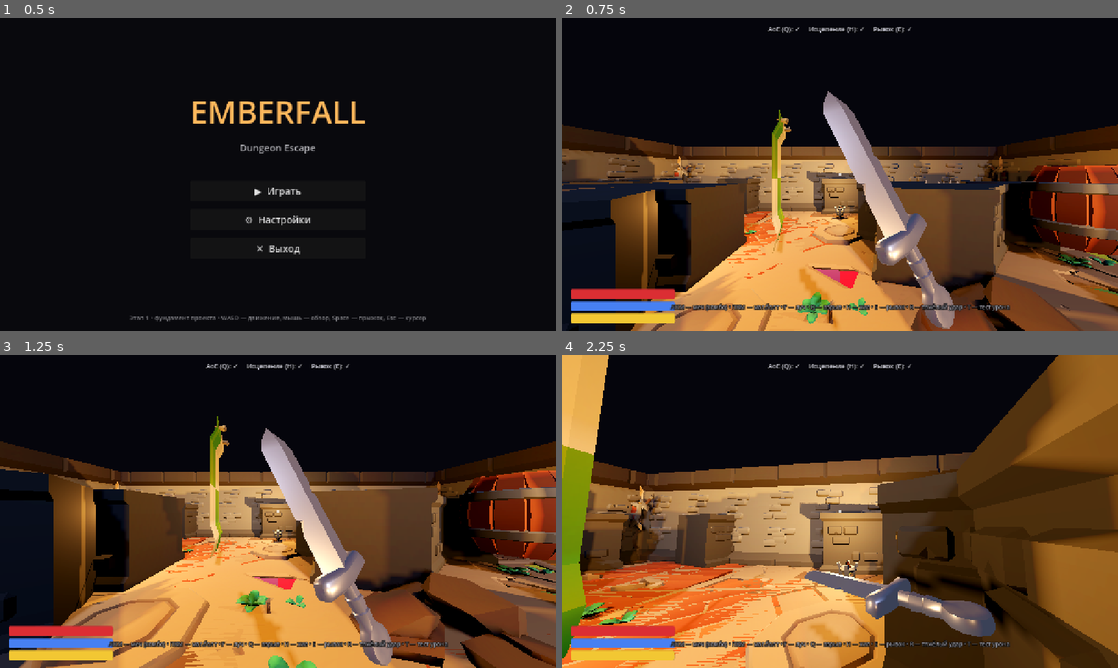
Above: before the commit, frames 1-4 (two rows, left to right).
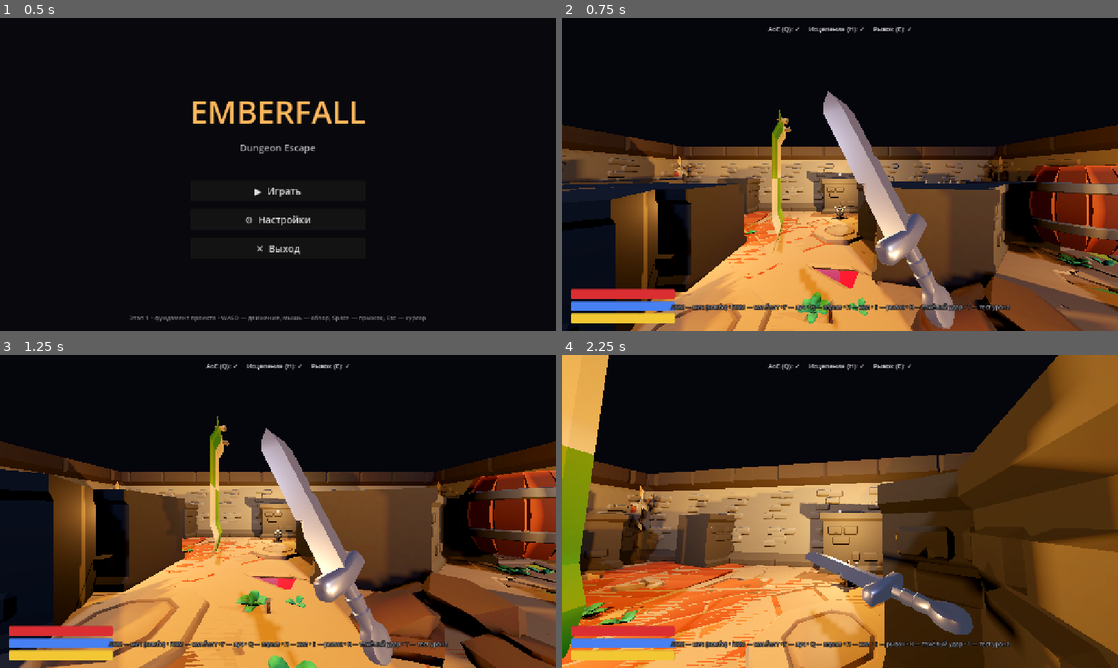
Above: after the commit, the same moments.

Repository: maksummatatov10-spec1231/AgentNeyro
Game: Godot game, scene res://scenes/ui/main_menu.tscn
Same seed, same stepped clock (60 frames per second), same inputs: the game is played once before the commit and once after it.
Inputs (mouse positions are in pixels of both pictures, inside the frame that each line leads up to):
- Up to frame 1 (0.5 s): no input
- Up to frame 2 (0.75 s): click "▶ Играть" at 0.5 s
- Up to frame 3 (1.25 s): no input
- Up to frame 4 (2.25 s): tap Enter at 1.25 s; move the mouse to (867, 511) at 1.27 s; hold W (move_forward) from 1.28 s (still down); tap R (attack_heavy) at 1.35 s; tap Space (jump) at 1.52 s; click (867, 511) at 1.55 s; move the mouse to (812, 511) at 2.02 s; click (812, 511) at 2.1 s

Frame 1 is identical in both runs. In frame 2, less than 0.1% of the frame differs, in the area x 80-100%, y 46-76%; in frame 3, less than 0.1%; in frame 4, 4.1%, in the area x 4-90%, y 63-100%.

Commit message:
feat(stage2.8): луч/снаряд/физика/анимация меча + кулдаун + чистые варнинги
1. ЛУЧ: эмиссивный материал (светится, виден) + cast_shadow=0 (свет не даёт тень)
2. ЗАВИСАНИЯ при ударе: VFX-сцены теперь preload (не грузятся каждый раз),
   кулдаун меча 0.5с снижает частоту спавна эффектов
3. ФИЗИКА бочки: масса 4.0 + демпфирование, импульс по центру и слабее,
   лимит скорости 14 м/с (_integrate_forces) — больше не улетает на 100 м
4. СНАРЯД: голова (на +X) теперь смотрит по полёту (был боком)
5. АНИМАЦИЯ меча: 3 фазы (замах-удар-возврат) с выбросом вперёд + кулдаун 0.5с
6. vfx_controller.gd: убраны варнинги (name→param_name, integer division)

Co-authored-by: arena-agent <297053741+arena-agent@users.noreply.github.com>

Diff:
--- a/assets/BinbunVFX/shared/script/vfx_controller.gd
+++ b/assets/BinbunVFX/shared/script/vfx_controller.gd
@@ -185,21 +185,21 @@
 	for p in _get_particles():
 		p.restart()
 
-func _set_shader_params(name : String, value) -> void:
+func _set_shader_params(param_name : String, value) -> void:
 	for p in _get_particles():
 		if is_instance_valid(p):
 			if p.material_override is ShaderMaterial:
-				p.material_override.set("shader_parameter/" + name, value)
+				p.material_override.set("shader_parameter/" + param_name, value)
 	for m in _get_meshinstances():
 		if is_instance_valid(m):
 			if m.material_override is ShaderMaterial:
-				m.material_override.set("shader_parameter/" + name, value)
+				m.material_override.set("shader_parameter/" + param_name, value)
 
 func _set_mesh_resolutions(value : int) -> void:
 	for m in _get_meshes(): if is_instance_valid(m):
 		if m is SphereMesh:
 			m.radial_segments = value
-			m.rings = value/2
+			m.rings = int(value / 2.0)
 		if m is CylinderMesh:
 			m.radial_segments = value
 		if m is PlaneMesh:
--- /dev/null
+++ b/materials/beam_material.tres
@@ -0,0 +1,11 @@
+[gd_resource type="StandardMaterial3D" format=3]
+
+[resource]
+transparency = 1
+shading_mode = 0
+albedo_color = Color(0.55, 0.3, 1.0, 0.7)
+emission_enabled = true
+emission = Color(0.6, 0.3, 1.0, 1)
+emission_energy_multiplier = 4.0
+roughness = 0.2
+metallic = 0.0
--- a/scenes/player/player.tscn
+++ b/scenes/player/player.tscn
@@ -1,6 +1,7 @@
-[gd_scene load_steps=5 format=3]
+[gd_scene load_steps=6 format=3]
 
 [ext_resource type="Script" path="res://scripts/player/player_controller.gd" id="1_player"]
+[ext_resource type="Material" path="res://materials/beam_material.tres" id="beam_mat"]
 
 [sub_resource type="CapsuleShape3D" id="CapsuleShape3D_1"]
 radius = 0.4
@@ -42,4 +43,6 @@
 [node name="BeamVisual" type="MeshInstance3D" parent="Head"]
 transform = Transform3D(1, 0, 0, 0, 1, 0, 0, 0, 1, 0, 0, -0.5)
 mesh = SubResource("BeamMesh")
+material_override = ExtResource("beam_mat")
+cast_shadow = 0
 visible = false
--- a/scripts/player/player_controller.gd
+++ b/scripts/player/player_controller.gd
@@ -53,6 +53,8 @@
 var _cd_aoe: float = 0.0
 var _cd_heal: float = 0.0
 var _cd_dash: float = 0.0
+var _cd_melee: float = 0.0
+const MELEE_CD := 0.5
 var _melee_active: bool = false
 var _melee_hits: Array = []
 var _beam_active: bool = false
@@ -68,9 +70,9 @@
 const VFX_BURST: PackedScene = preload("res://scenes/world/vfx_burst.tscn")
 const PROJECTILE: PackedScene = preload("res://scenes/world/projectile.tscn")
 const AOE_BLAST: PackedScene = preload("res://scenes/world/aoe_blast.tscn")
-# Качественные боевые VFX (BattleFX, Binbun3D, CC0)
-const BFX_SWING: String = "res://assets/BinbunVFX_Vol2/BattleFX/effects/swing/vfx_blank_swing.tscn"
-const BFX_SLASH: String = "res://assets/BinbunVFX_Vol2/BattleFX/effects/slash/vfx_blank_slash.tscn"
+# Качественные боевые VFX (BattleFX, Binbun3D, CC0) — preload чтобы не было зависаний
+const BFX_SWING: PackedScene = preload("res://assets/BinbunVFX_Vol2/BattleFX/effects/swing/vfx_blank_swing.tscn")
+const BFX_SLASH: PackedScene = preload("res://assets/BinbunVFX_Vol2/BattleFX/effects/slash/vfx_blank_slash.tscn")
 
 func _ready() -> void:
 	hp = max_hp
@@ -110,6 +112,7 @@
 	_cd_aoe = max(0.0, _cd_aoe - delta)
 	_cd_heal = max(0.0, _cd_heal - delta)
 	_cd_dash = max(0.0, _cd_dash - delta)
+	_cd_melee = max(0.0, _cd_melee - delta)
 	# Реген маны и выносливости
 	mana = min(max_mana, mana + mana_regen * delta)
 	stamina = min(max_stamina, stamina + stamina_regen * delta)
@@ -133,9 +136,9 @@
 	_emit_stats()
 
 func _handle_abilities() -> void:
-	if Input.is_action_just_pressed("attack_light"):
+	if Input.is_action_just_pressed("attack_light") and _cd_melee <= 0.0:
 		_melee_light()
-	if Input.is_action_just_pressed("attack_heavy"):
+	if Input.is_action_just_pressed("attack_heavy") and _cd_melee <= 0.0:
 		_melee_heavy()
 	if Input.is_action_just_pressed("cast_bolt"):
 		_cast_bolt()
@@ -181,13 +184,14 @@
 		var collider = c.get_collider()
 		if collider is RigidBody3D:
 			var push_dir: Vector3 = -c.get_normal()
-			(collider as RigidBody3D).apply_impulse(push_dir * 5.0, c.get_position() - collider.global_position)
+			(collider as RigidBody3D).apply_central_impulse(push_dir * 3.0)
 	# Луч: трата маны + урон
 	if _beam_active:
 		_process_beam(delta)
 
 # ---------------- СПОСОБНОСТИ ----------------
 func _melee_light() -> void:
+	_cd_melee = MELEE_CD
 	_start_swing(LIGHT_DMG, "light")
 	EventBus.ability_cast.emit("sword_light")
 
@@ -195,6 +199,7 @@
 	if stamina < 25.0:
 		return
 	stamina -= 25.0
+	_cd_melee = MELEE_CD
 	_start_swing(HEAVY_DMG, "heavy")
 	EventBus.ability_cast.emit("sword_heavy")
 
@@ -341,12 +346,10 @@
 	v.setup(pos, color, scale_amt)
 
 # Качественный боевой эффект (BattleFX) с запасным вариантом (vfx_burst)
-func _spawn_battle_fx(path: String, pos: Vector3, face: Vector3, lifetime: float, fb_color: Color, fb_scale: float) -> void:
+func _spawn_battle_fx(scene: PackedScene, pos: Vector3, face: Vector3, lifetime: float, fb_color: Color, fb_scale: float) -> void:
 	var node: Node = null
-	if ResourceLoader.exists(path):
-		var res = load(path)
-		if res != null:
-			node = res.instantiate()
+	if scene != null:
+		node = scene.instantiate()
 	if node != null:
 		get_tree().current_scene.add_child(node)
 		node.global_position = pos
@@ -424,8 +427,17 @@
 	if viewmodel == null:
 		return
 	var base_rot := Vector3(deg_to_rad(-22), deg_to_rad(34), deg_to_rad(16))
-	var peak := base_rot + Vector3(deg_to_rad(-80), deg_to_rad(12), deg_to_rad(-20))
-	var dur := 0.14 if kind == "light" else 0.22
+	var base_pos := Vector3(0.36, -0.42, -0.72)
+	# 3 фазы: замах назад → рубящий удар вперёд → возврат
+	var wind := base_rot + Vector3(deg_to_rad(35), deg_to_rad(-25), deg_to_rad(15))
+	var strike := base_rot + Vector3(deg_to_rad(-88), deg_to_rad(26), deg_to_rad(-32))
+	var t_wind := 0.06 if kind == "light" else 0.10
+	var t_strike := 0.09 if kind == "light" else 0.14
+	var t_back := 0.18 if kind == "light" else 0.26
 	var tw := create_tween()
-	tw.tween_property(viewmodel, "rotation", peak, dur).set_ease(Tween.EASE_OUT)
-	tw.tween_property(viewmodel, "rotation", base_rot, dur).set_ease(Tween.EASE_IN)
+	tw.tween_property(viewmodel, "rotation", wind, t_wind).set_ease(Tween.EASE_OUT)
+	tw.parallel().tween_property(viewmodel, "position", base_pos + Vector3(0.0, 0.05, 0.10), t_wind)
+	tw.tween_property(viewmodel, "rotation", strike, t_strike).set_ease(Tween.EASE_IN)
+	tw.parallel().tween_property(viewmodel, "position", base_pos + Vector3(0.0, -0.05, -0.14), t_strike)
+	tw.tween_property(viewmodel, "rotation", base_rot, t_back).set_ease(Tween.EASE_OUT)
+	tw.parallel().tween_property(viewmodel, "position", base_pos, t_back)
--- a/scripts/world/damageable.gd
+++ b/scripts/world/damageable.gd
@@ -22,13 +22,18 @@
 	hp -= amount
 	_flash()
 	_damage_number(amount)
-	# Отбрасывание (сильное — бочка улетает и кувыркается от одного удара)
+	# Отбрасывание — умеренное (бочка откатывается и кувыркается, но не улетает в космос)
 	var dir: Vector3 = global_position - source_pos
 	dir.y = 0.0
 	if dir.length() > 0.001:
 		dir = dir.normalized()
-		apply_impulse(dir * 7.0 + Vector3.UP * 2.6, Vector3.ZERO)
-		apply_torque_impulse(Vector3(randf_range(-3.0, 3.0), randf_range(-3.0, 3.0), randf_range(-3.0, 3.0)))
+		apply_central_impulse(dir * 3.5 + Vector3.UP * 1.1)
+		apply_torque_impulse(Vector3(randf_range(-1.5, 1.5), randf_range(-1.5, 1.5), randf_range(-1.5, 1.5)))
+
+func _integrate_forces(state: PhysicsDirectBodyState3D) -> void:
+	# Ограничение скорости, чтобы физика не «выстреливала» бочку
+	if state.linear_velocity.length() > 14.0:
+		state.linear_velocity = state.linear_velocity.normalized() * 14.0
 	if hp <= 0.0:
 		_die()
 
--- a/scripts/world/dungeon_builder.gd
+++ b/scripts/world/dungeon_builder.gd
@@ -262,6 +262,9 @@
 		var rb := RigidBody3D.new()
 		# локальная позиция (до add_child) — не вызывает предупреждения global_transform
 		rb.position = s
+		rb.mass = 4.0
+		rb.linear_damp = 1.5
+		rb.angular_damp = 1.5
 		var col := CollisionShape3D.new()
 		var box := BoxShape3D.new()
 		box.size = Vector3(0.9, 1.1, 0.9)
--- a/scripts/world/projectile.gd
+++ b/scripts/world/projectile.gd
@@ -12,22 +12,20 @@
 @onready var light: OmniLight3D = $Light
 
 const VFX := preload("res://scenes/world/vfx_burst.tscn")
-const BINBUN_PROJ := "res://assets/BinbunVFX/magic_projectiles/effects/mprojectile_basic/mprojectile_basic_vfx_01.tscn"
+const BINBUN_PROJ: PackedScene = preload("res://assets/BinbunVFX/magic_projectiles/effects/mprojectile_basic/mprojectile_basic_vfx_01.tscn")
 
 func _ready() -> void:
 	body_entered.connect(_on_body_entered)
 	_load_visual()
 
 func _load_visual() -> void:
-	if ResourceLoader.exists(BINBUN_PROJ):
-		var res = load(BINBUN_PROJ)
-		if res != null:
-			_vfx = res.instantiate()
-			_vfx.scale = Vector3(0.6, 0.6, 0.6)
-			add_child(_vfx)
-			if mesh:
-				mesh.visible = false
-			return
+	if BINBUN_PROJ != null:
+		_vfx = BINBUN_PROJ.instantiate()
+		_vfx.scale = Vector3(0.6, 0.6, 0.6)
+		add_child(_vfx)
+		if mesh:
+			mesh.visible = false
+		return
 	# Запасной вариант — светящийся шар
 	if mesh:
 		mesh.material_override = load("res://materials/projectile_core.tres")
@@ -39,10 +37,14 @@
 
 func _physics_process(delta: float) -> void:
 	global_position += _velocity * delta
-	# Ориентируем VFX по направлению полёта
+	# Ориентируем VFX: голова снаряда (на +X) смотрит по направлению полёта
 	if _vfx != null and _velocity.length() > 0.1:
+		var dir := _velocity.normalized()
+		var up := Vector3.UP if abs(dir.dot(Vector3.UP)) < 0.99 else Vector3.FORWARD
+		var z_axis := dir.cross(up).normalized()
+		var y_axis := z_axis.cross(dir).normalized()
 		var t: Transform3D = _vfx.global_transform
-		t.basis = Basis.looking_at(_velocity.normalized(), Vector3.UP)
+		t.basis = Basis(dir, y_axis, z_axis)
 		_vfx.global_transform = t
 	_life -= delta
 	if _life <= 0.0:
Not shown, removed: EMBERFALL_stage2.7.zip
Not shown, added: EMBERFALL_stage2.8.zip
